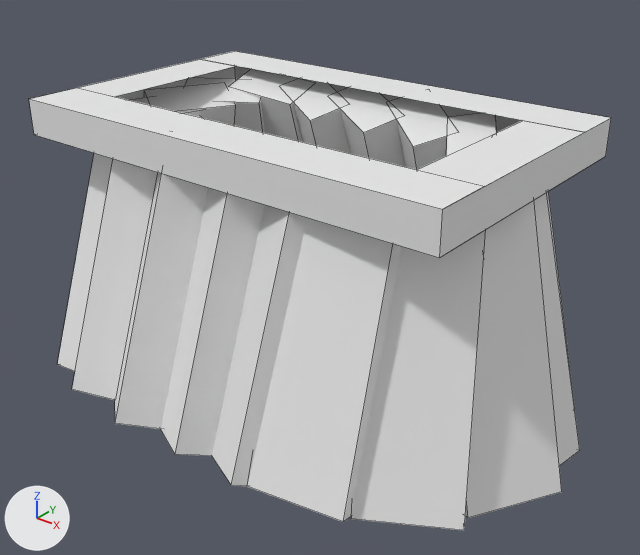
A saved change to the OBJ model src/main/resources/assets/alfheim/model/Miku1.obj.
One viewpoint serves both versions: a 50 mm camera at (0.721, -0.879, 1.126) aimed at (0.026, -0.011, 0.588). The lights are fixed; the arrows at lower left show +X, +Y and +Z. Mesh edges are drawn as thin lines. Where no turn or scale is listed for an object, it has been applied to the vertices. Vertices at the same position are counted once.

Before the edit, the objects in view are built like this:
```python
me_model = bpy.data.meshes.new('model')
me_model.from_pydata(...)  # 184 vertices, 132 faces; spans x -0.425..0.425, y -0.312..0.312, z 0.397..0.821
me_model.materials.append(mat_mat)  # white #e7e7e7
# before: 12 (-0.325, -0.12, 0.821) at pixel (77, 87), 13 (-0.244, -0.12, 0.821) at pixel (114, 96), 14 (-0.244, 0.12, 0.821) at pixel (236, 66), 15 (-0.325, 0.12, 0.821) at pixel (199, 59), 16 (0.244, -0.12, 0.821) at pixel (416, 169)
# before: 17 (0.325, -0.12, 0.821) at pixel (484, 186), 18 (0.325, 0.12, 0.821) at pixel (584, 132), 19 (0.244, 0.12, 0.821) at pixel (522, 120), 20 (-0.325, -0.2, 0.821) at pixel (28, 98), 21 (0.325, -0.2, 0.821) at pixel (442, 209)
# before: 22 (0.325, 0.2, 0.821) at pixel (611, 117), 23 (-0.325, 0.2, 0.821) at pixel (234, 51)
ob_model = bpy.data.objects.new('model', me_model)
ob_model.location = (0.0, 0.0, 0.0)
```
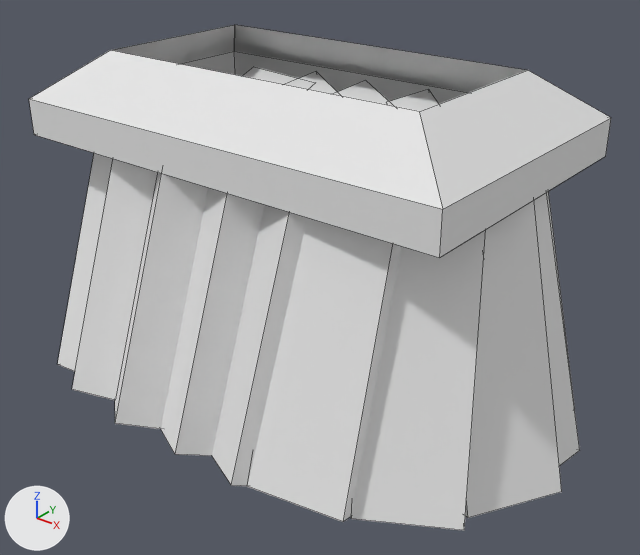
Pixel boxes [x1, y1, x2, y2] of what changed, in the pictures (640 x 555 px; the box of a moved part takes in the faces that stretch with it):
'model', reshaped
    before: [29, 51, 611, 530]
    after: [29, 25, 611, 530]
part 1 of me_model, moved or reshaped
    before: [30, 51, 610, 209]
    after: [29, 25, 611, 209]

The change, as a diff of the scene's bpy script:
```diff
--- a/src/main/resources/assets/alfheim/model/Miku1.obj.py
+++ b/src/main/resources/assets/alfheim/model/Miku1.obj.py
@@ me_model @@
 me_model.from_pydata(...)  # 184 vertices, 132 faces; spans x -0.425..0.425, y -0.312..0.312, z 0.397..0.821
 # used by ob_model
 # verts and faces of me_model; kept vertices keep their numbers, new ones are numbered from 184
+# me_model part 1
+delete_vertices([*range(12, 20)])  # with the faces that use them
+verts[184] = (-0.244, -0.12, 0.883)  # pixel (110, 50)
+verts[185] = (-0.244, 0.12, 0.883)  # pixel (234, 24)
+verts[186] = (0.244, -0.12, 0.883)  # pixel (419, 111)
+verts[187] = (0.244, 0.12, 0.883)  # pixel (527, 70)
+verts[188] = (-0.244, -0.12, 0.883)  # pixel (110, 50)
+verts[189] = (-0.244, 0.12, 0.883)  # pixel (234, 24)
+faces += [(20, 184, 185, 23), (21, 22, 187, 186), (20, 21, 186, 188), (22, 23, 189, 187)]
 me_model.materials.append(mat_mat)
```
